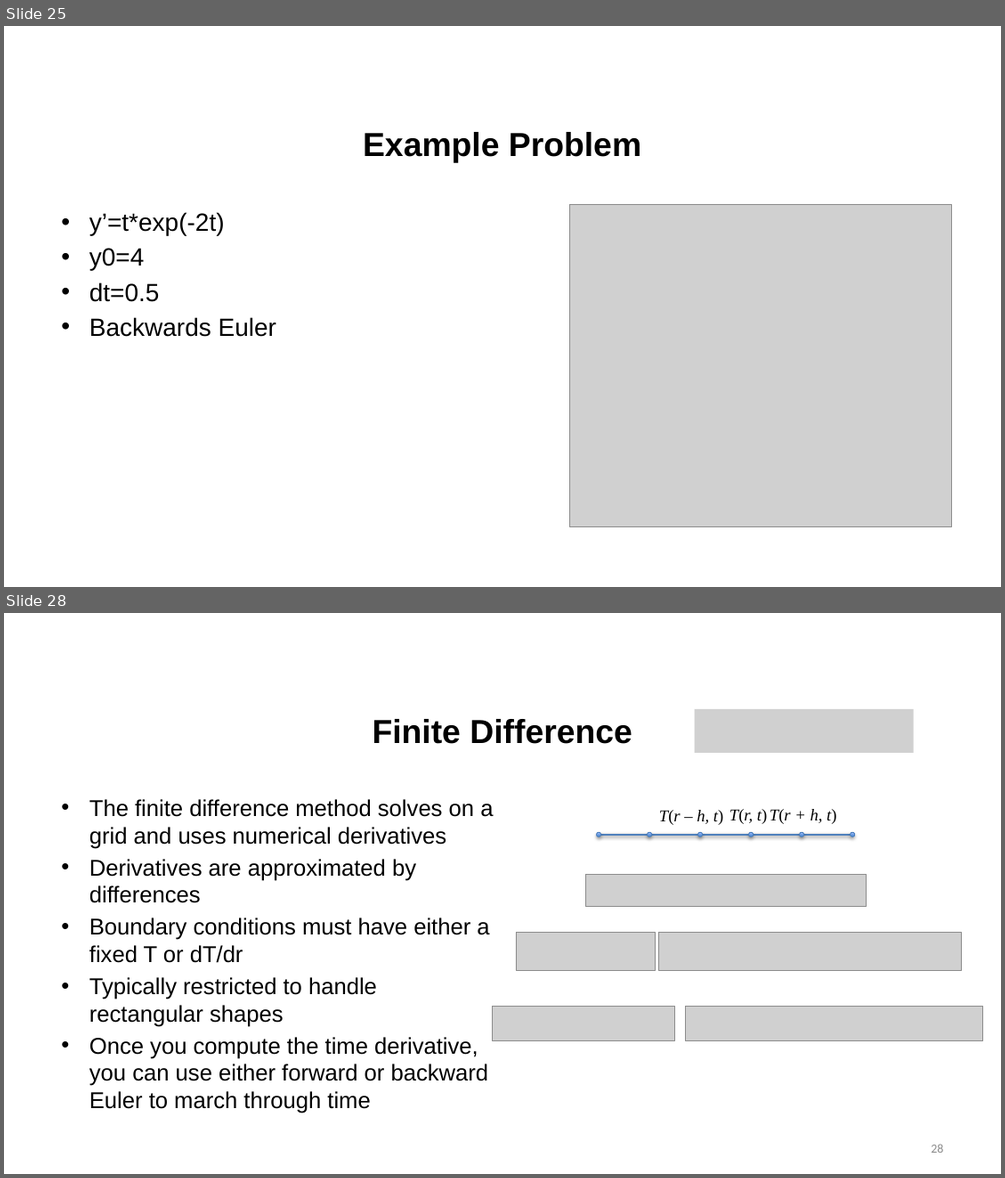
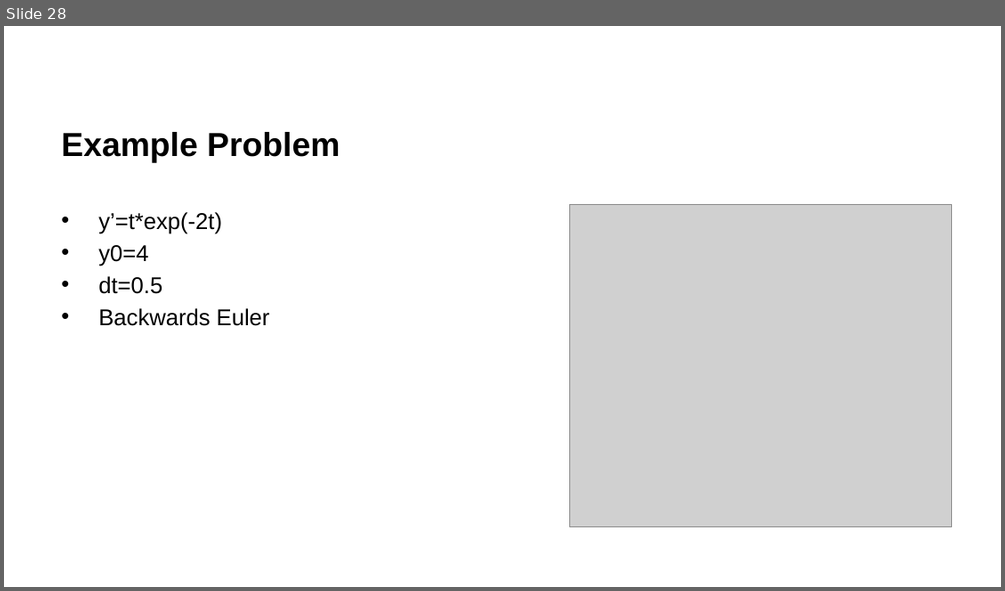
Before and after one commit to benbeeler/TEACHING, a slide deck: Nuclear_Fuel_Performance/NE533_Spring2026/Module1/Lec4_thermal_limits_kth_numerics.pptx. Shown one above the other, each under a label of ours: slides 25 and 28 before the commit, slide 28 after it; the slides between them are not shown. The pictures are 1005x1178 and 1005x591 pixels, drawn with LibreOffice and Linux fonts; fonts in the diff are those of the drawing; grey boxes stand for pictures; background and template pictures are left out. Boxes give left, top, right and bottom in pixels: in the first picture for what was removed or moved away, otherwise in the second. Text is boxed around its words. In the diff, an @@ line names an element or a change of style, - is before the commit and + after.

```diff
--- a/Nuclear_Fuel_Performance/NE533_Spring2026/Module1/Lec4_thermal_limits_kth_numerics.pptx
+++ b/Nuclear_Fuel_Performance/NE533_Spring2026/Module1/Lec4_thermal_limits_kth_numerics.pptx
@@ slide 28 removed at (4, 613, 1001, 1174), background #FFFFFF @@
@@ title removed at (372, 719, 632, 744) @@
-Finite Difference
@@ picture removed at (695, 709, 914, 753) @@
@@ text removed at (89, 799, 493, 1113) @@
-• The finite difference method solves on a grid and uses numerical derivatives
-• Derivatives are approximated by differences
-• Boundary conditions must have either a fixed T or dT/dr
-• Typically restricted to handle rectangular shapes
-• Once you compute the time derivative, you can use either forward or backward Euler to march through time
@@ group removed at (596, 809, 855, 836): 6 ellipses, 3 texts, 1 line @@
-T(r – h, t)
-T(r + h, t)
-T(r, t)
@@ picture removed at (586, 874, 867, 906) @@
@@ picture removed at (516, 933, 655, 971) @@
@@ picture removed at (658, 933, 961, 971) @@
@@ picture removed at (493, 1006, 674, 1041) @@
@@ picture removed at (685, 1006, 983, 1041) @@
@@ page number removed at (930, 1143, 943, 1152) @@
-28
@@ what was slide 25 is now slide 28 @@
@@ slide 28 changed as well @@
@@ title "Example Problem" at (61, 132, 340, 163): alignment centre to left @@
@@ text "y’=t*exp(-2t)" at (98, 212, 270, 326): size 24 to 22 pt; indent changed @@
```
Also in this commit, not shown: 23 other slides changed, 4 slides added, 12 other slides removed, 4 other files.
